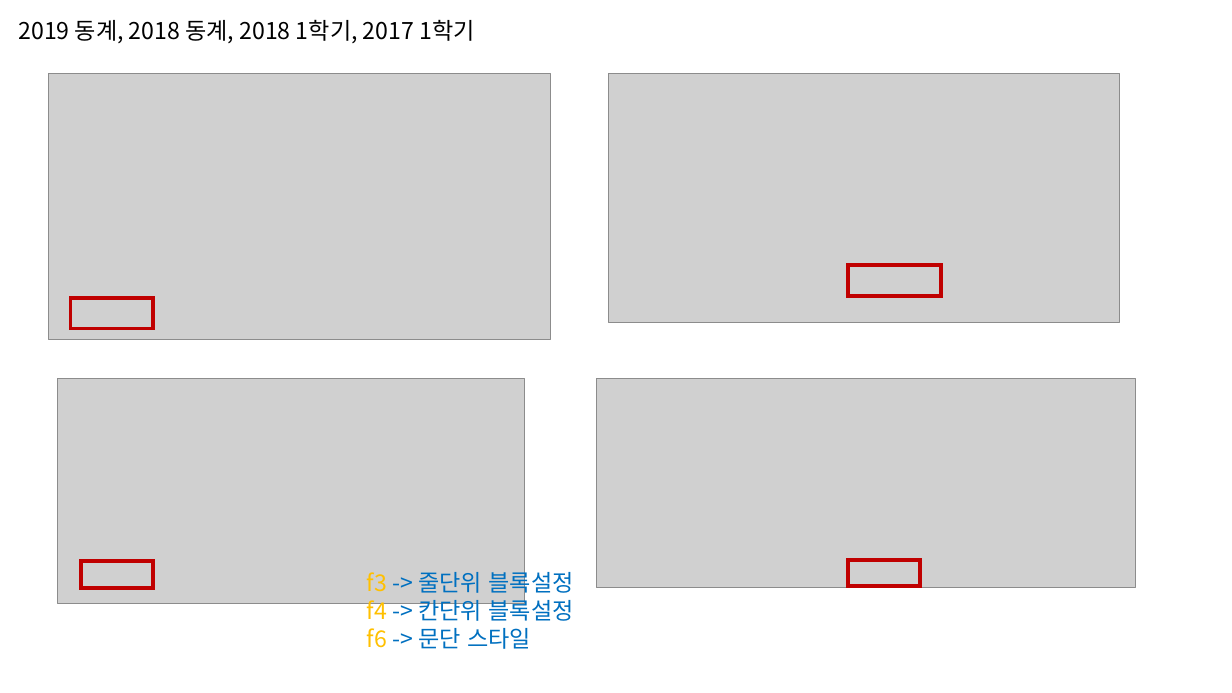
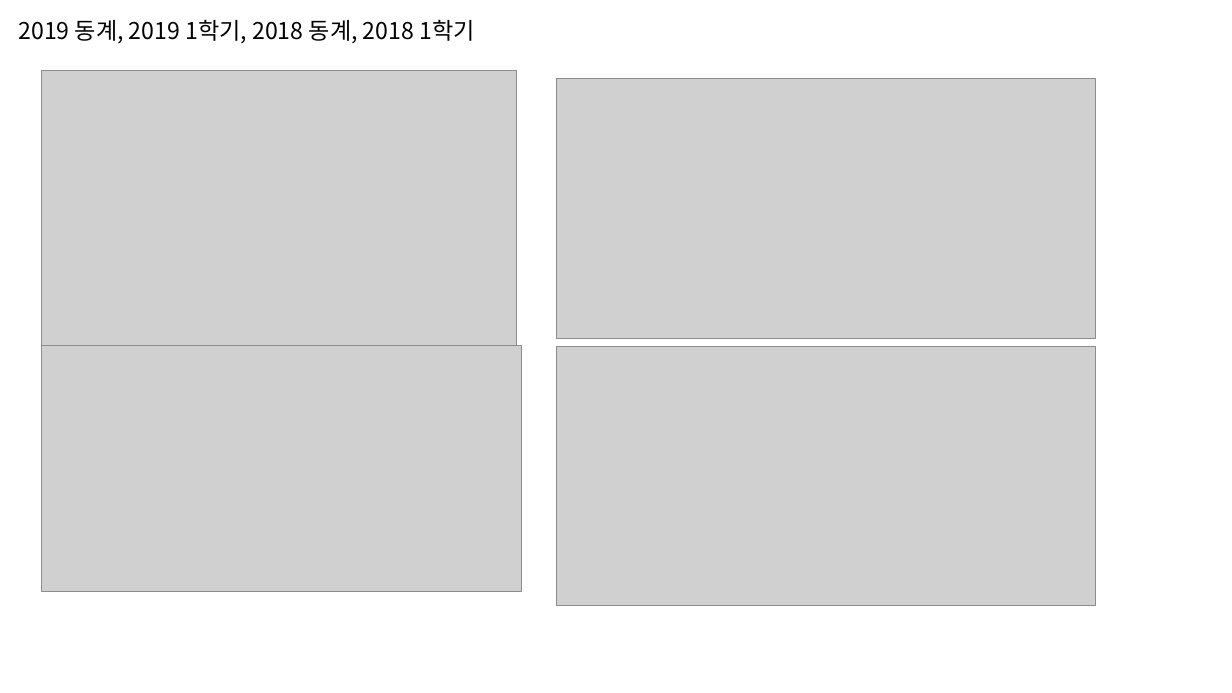
Before and after one commit to kukaro/Introduction-Data-Processing, a slide deck: slide 4 of sample-question/5장 – 문서 작성.pptx. Drawn at 1232x693 pixels with LibreOffice and Linux fonts; fonts in the diff are those of the drawing; grey boxes stand for pictures. Boxes give left, top, right and bottom in pixels: in the first picture for what was removed or moved away, otherwise in the second. Text is boxed around its words. In the diff, an @@ line names an element or a change of style, - is before the commit and + after.

```diff
--- a/sample-question/5장 – 문서 작성.pptx
+++ b/sample-question/5장 – 문서 작성.pptx
@@ text at (18, 19, 474, 43): text changed @@
-2019 동계, 2018 동계, 2018 1학기, 2017 1학기
+2019 동계, 2019 1학기, 2018 동계, 2018 1학기
@@ picture: place and size @@
-picture at (48, 73, 550, 339)
+picture at (42, 71, 517, 347)
@@ picture: place and size @@
-picture at (608, 73, 1120, 322)
+picture at (556, 79, 1096, 338)
@@ rectangle removed at (848, 265, 941, 296) @@
@@ rectangle removed at (70, 298, 152, 328) @@
@@ picture: place and size @@
-picture at (57, 378, 525, 604)
+picture at (42, 346, 521, 592)
@@ picture: place and size @@
-picture at (596, 378, 1135, 588)
+picture at (556, 347, 1096, 605)
@@ rectangle removed at (81, 562, 153, 588) @@
@@ text removed at (367, 568, 574, 649) @@
-f3 -> 줄단위 블록설정
-f4 -> 칸단위 블록설정
-f6 -> 문단 스타일
@@ rectangle removed at (848, 560, 921, 586) @@
```
Also in this commit, not shown: 4 other slides changed, 10 slides added, 4 slides removed, 1 other file.
